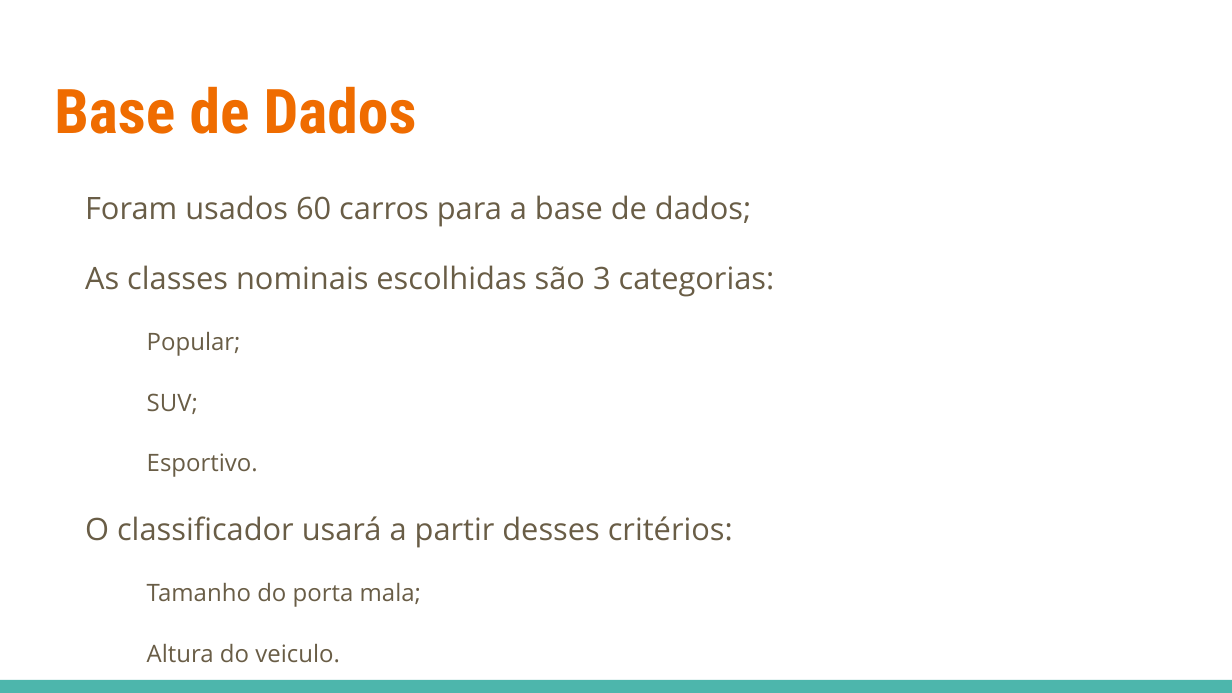
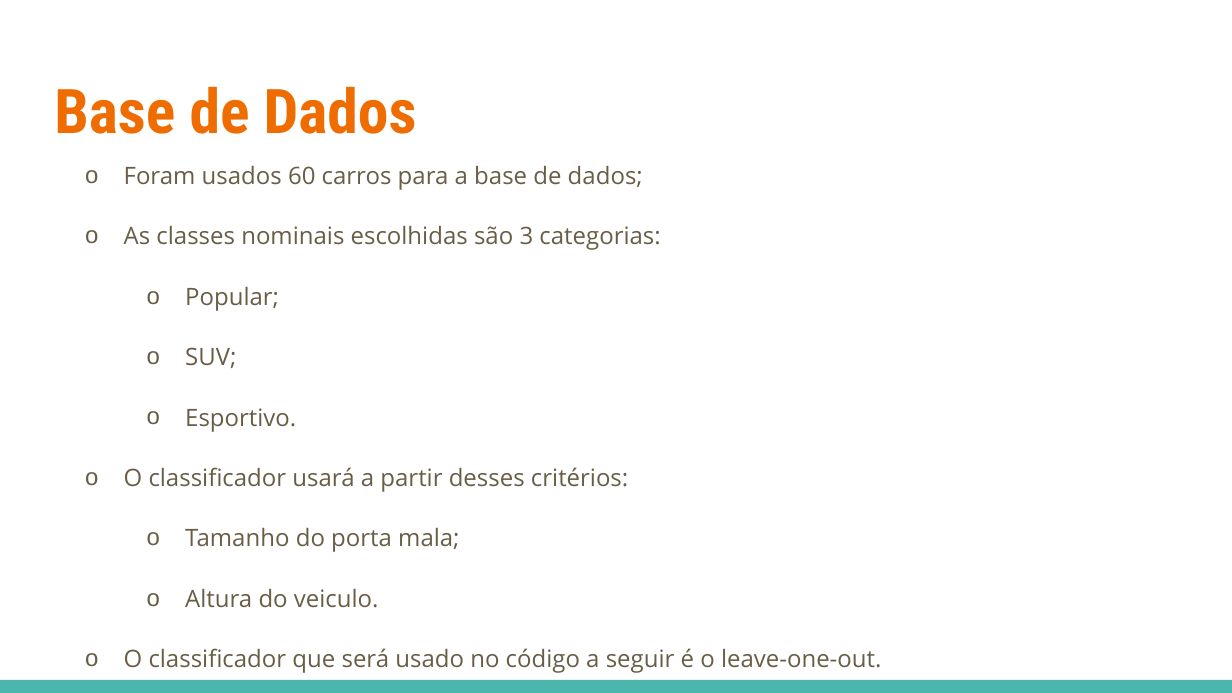
Before and after one commit to bieljose/Trabalho-Ia, a slide deck: slide 3 of Trabalho IA.pptx. Drawn at 1232x693 pixels with LibreOffice and Linux fonts; fonts in the diff are those of the drawing. Boxes give left, top, right and bottom in pixels: in the first picture for what was removed or moved away, otherwise in the second. Text is boxed around its words. In the diff, an @@ line names an element or a change of style, - is before the commit and + after.

```diff
--- a/Trabalho IA.pptx
+++ b/Trabalho IA.pptx
@@ text "Foram usados 60 carros para ..." moved from (x1=85, y1=195, x2=775, y2=663) to (x1=124, y1=166, x2=881, y2=673) @@
@@ text "Foram usados 60 carros para ..." at (x1=124, y1=166, x2=881, y2=673): size 18 to 14 pt in "Foram usados 60 carros para a base ...", "As classes nominais escolhidas são 3 categorias:", "O classificador usará a partir desses critérios:", "O classificador que será usado no código ..."; bullet none to o @@
```
Also in this commit, not shown: 1 other slide changed.
